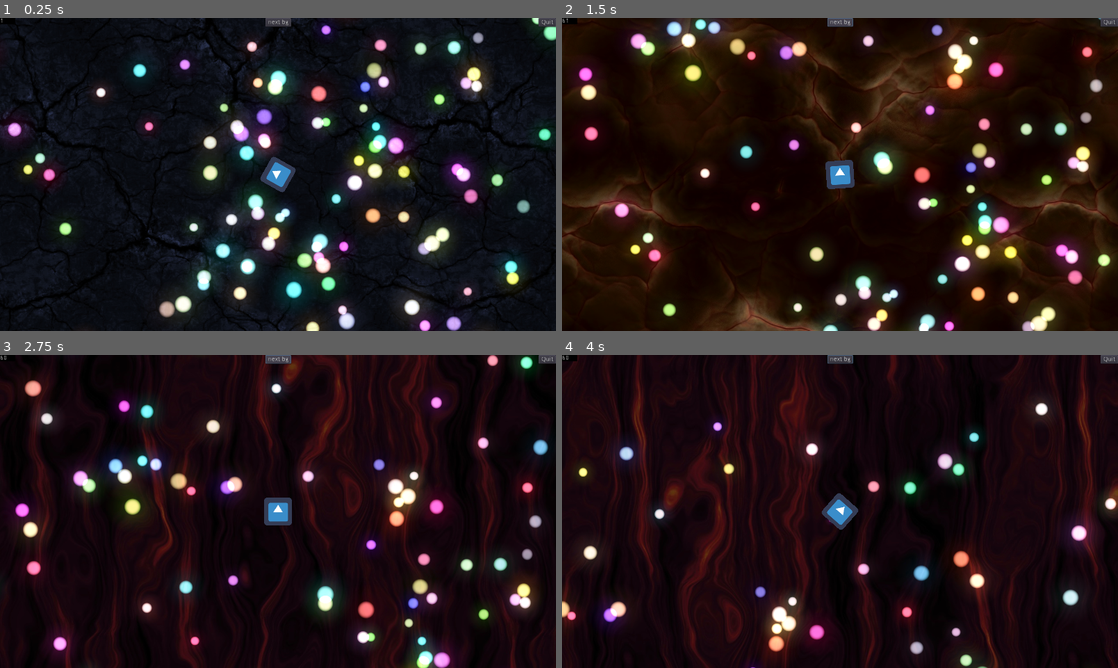
Above: before the commit, frames 1-4 (two rows, left to right).
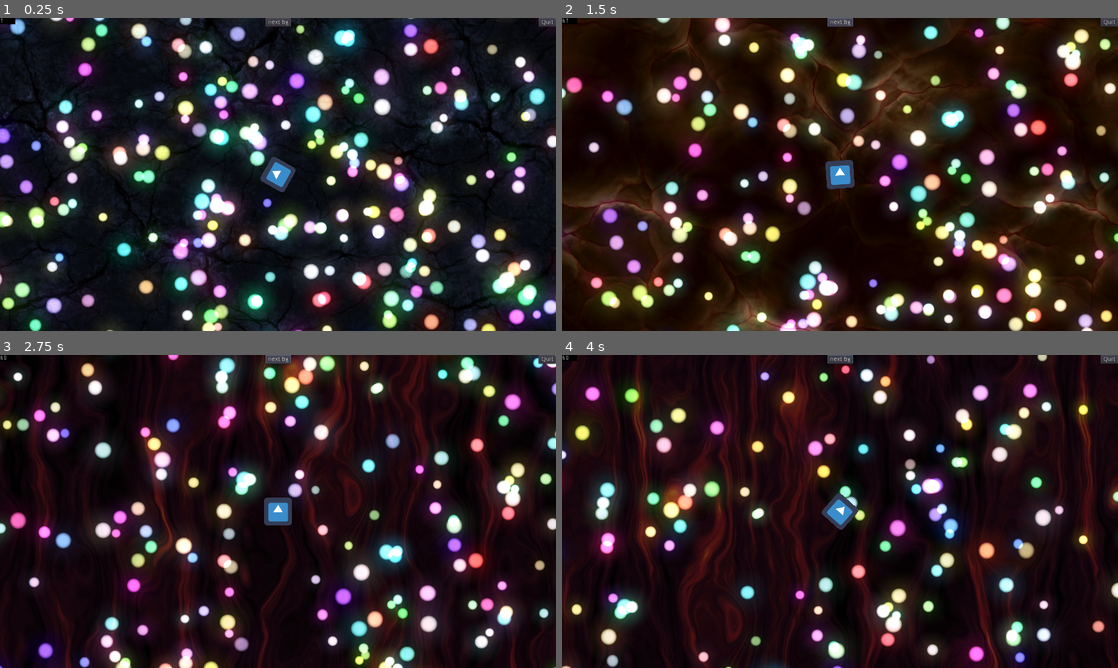
Above: after the commit, the same moments.

Repository: PostPollux/wriggly-worms
Game: Godot game, scene res://game.tscn
Two runs of this game, one before a commit and one after it. Both use one fixed random seed, a clock stepped at 60 frames per second and the inputs below. The engine's default icon, where the game draws it, is replaced by a stand-in: a white triangle on a blue panel in a dark square.
Inputs (mouse positions are in pixels of both pictures, inside the frame that each line leads up to):
- Up to frame 1 (0.25 s): no input
- Up to frame 2 (1.5 s): click "next bg" at 0.5 s; click "next bg" at 1.25 s
- Up to frame 3 (2.75 s): click "next bg" at 2 s
- Up to frame 4 (4 s): move the mouse to (962, 495) at 2.77 s; press the mouse at (962, 495) at 2.78 s; move the mouse to (728, 527) at 3.52 s; release the mouse at (728, 527) at 3.53 s; click (728, 527) at 3.6 s

The runs differ from the first frame. In frame 1, 37% of the frame differs, in the area x 0-100%, y 0-100%; in frame 2, 31%; in frame 3, 27%; in frame 4, 20%.

Commit message:
improve food distribution

Diff:
--- a/Map/Map.gd
+++ b/Map/Map.gd
@@ -14,13 +14,8 @@
 
 ### VARIABLES
 
-
-
-# Declare member variables here. Examples:
-# var a: int = 2
-# var b: String = "text"
-
-var food_spawn_radius : float = 5000
+var food_start_amount = 2000
+var map_size : int = 5000
 
 
 
@@ -28,9 +23,16 @@
 # Called when the node enters the scene tree for the first time.
 func _ready() -> void:
 
-	for i in range(0,1000):
+	var iterator : int = 0
 
-		add_food_at_random_position()
+	for i in range(0, food_start_amount):
+
+		if iterator == 0:
+			add_food_at_random_position_radial_simple()
+		else:
+			add_food_at_random_position_square()
+
+		iterator = (iterator + 1) % 2
 
 
 func next_background() -> void:
@@ -38,17 +40,26 @@
 
 
 
-
-func add_food_at_random_position():
+# Distribution is not even. There will be more food in the middle then on the periphery
+func add_food_at_random_position_radial_simple():
 
 	var Food = FoodRes.instance()
 
 	var random_direction_vector : Vector2 = Vector2(randf() * 2 - 1, randf() * 2 - 1).normalized()
 
-	Food.position = self.position + random_direction_vector * (randf() * food_spawn_radius)
+	Food.position = self.position + random_direction_vector * (randf() * (map_size / 2))
 
 	self.add_child(Food)
 
+
+# Even distribution in a square
+func add_food_at_random_position_square():
+
+	var Food = FoodRes.instance()
+
+	Food.position = (self.position - Vector2(map_size / 2, map_size / 2)) + Vector2(randi() % map_size, randi() % map_size )
+
+	self.add_child(Food)
 
 
 # Called every frame. 'delta' is the elapsed time since the previous frame.
